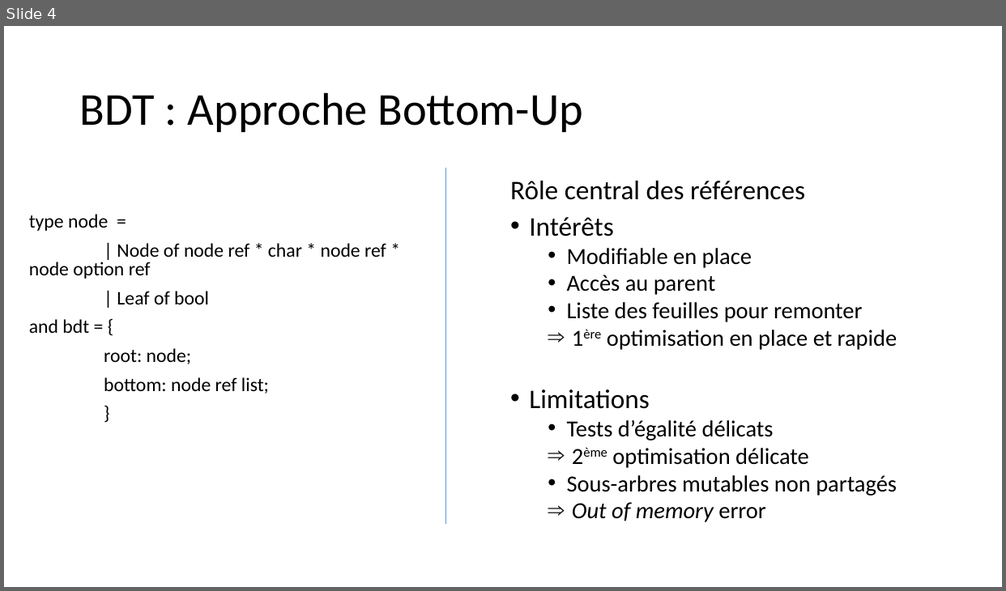
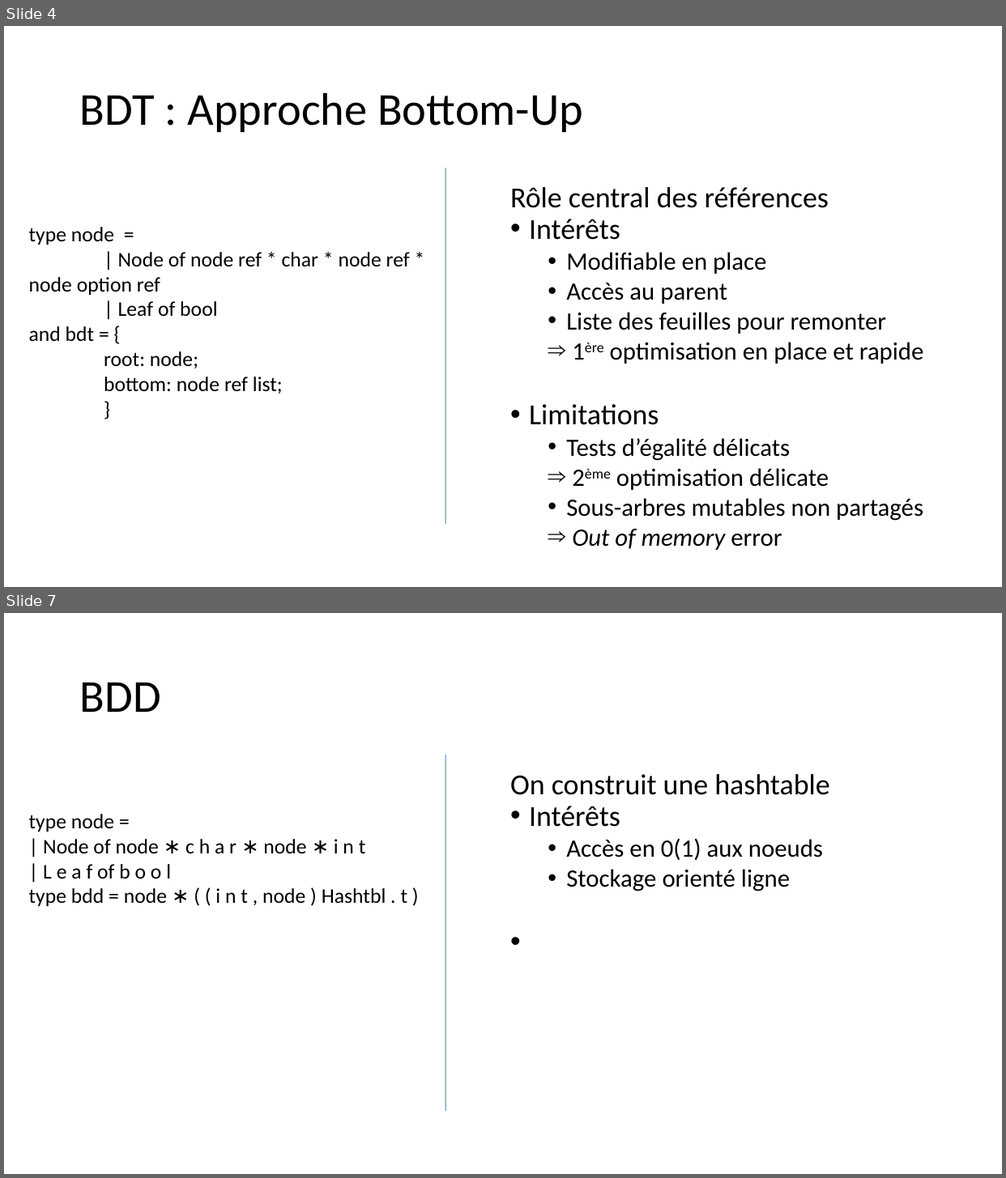
Before and after one commit to VinceDld/inf441_bdd_tetravex, a slide deck: Rapport/Soutenance orale.pptx. Shown one above the other, each under a label of ours: slide 4 before the commit, slides 4 and 7 after it; the slides between them are not shown. The pictures are 1006x591 and 1006x1178 pixels, drawn with LibreOffice and Linux fonts; fonts in the diff are those of the drawing. Boxes give left, top, right and bottom in pixels: in the first picture for what was removed or moved away, otherwise in the second. Text is boxed around its words. In the diff, an @@ line names an element or a change of style, - is before the commit and + after.

```diff
--- a/Rapport/Soutenance orale.pptx
+++ b/Rapport/Soutenance orale.pptx
@@ slide 7 added at box(4, 613, 1002, 1174), background #FFFFFF @@
@@ text added at box(80, 682, 161, 712), 44 pt, text #000000 @@
+BDD
@@ line added from (445, 756) to (445, 1112), #4B7EBC 0.75 pt @@
@@ text added at box(510, 774, 829, 892), 24 pt, text #000000 @@
+On construit une hashtable
+• Intérêts
+  • Accès en 0(1) aux noeuds
+  • Stockage orienté ligne
@@ text added at box(29, 814, 408, 906), 20 pt, text #000000 @@
+type node =
+| Node of node ∗ c h a r ∗ node ∗ i n t
+| L e a f of b o o l
+type bdd = node ∗ ( ( i n t , node ) Hashtbl . t )
@@ slide 4 changed as well @@
@@ text "type node =" at box(29, 227, 410, 394): size 18.5 to 20 pt; line spacing 0.8 to 1; less space between paragraphs @@
@@ line (445, 169) - (445, 525): stroke #5B9BD5 0.5 pt to #4B7EBC 0.75 pt @@
@@ text "Rôle central des références" at box(510, 187, 924, 550): size 25.9 to 28 pt in "Rôle central des références", "Intérêts", "Limitations"; size 22.2 to 24 pt in "Modifiable en place", "Accès au parent", "Liste des feuilles pour remonter", "1ère optimisation en place et rapide" and 4 more places; line spacing 0.8 to 1; less space between paragraphs; line spacing 0.8 to 0.9 @@
```
Also in this commit, not shown: 3 other slides changed, 3 other slides added.
